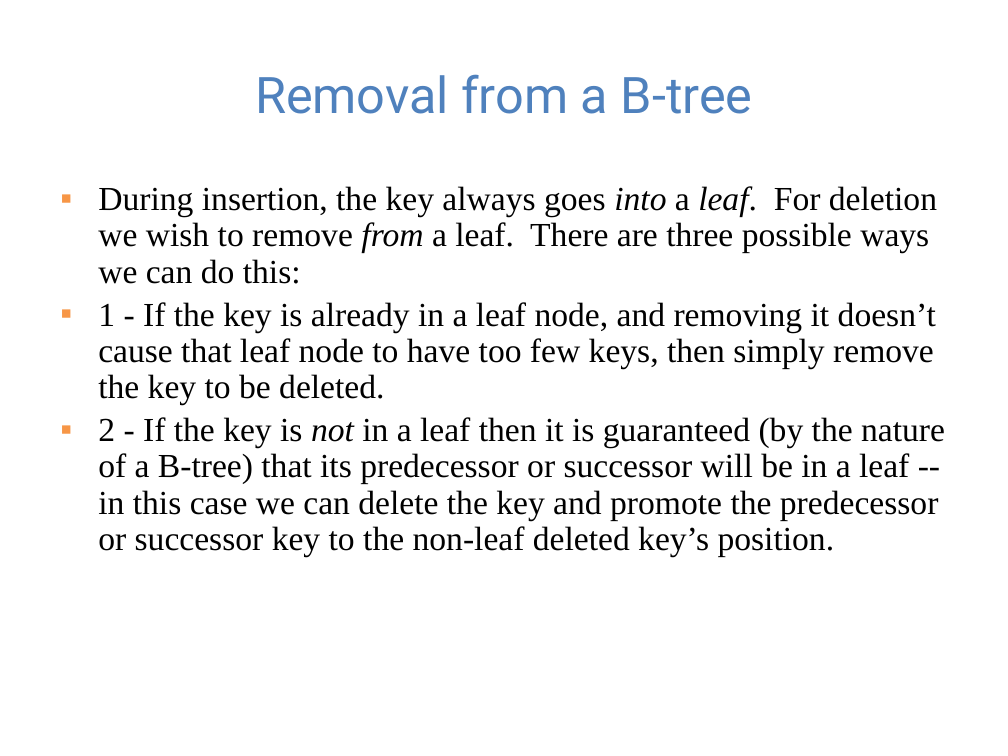
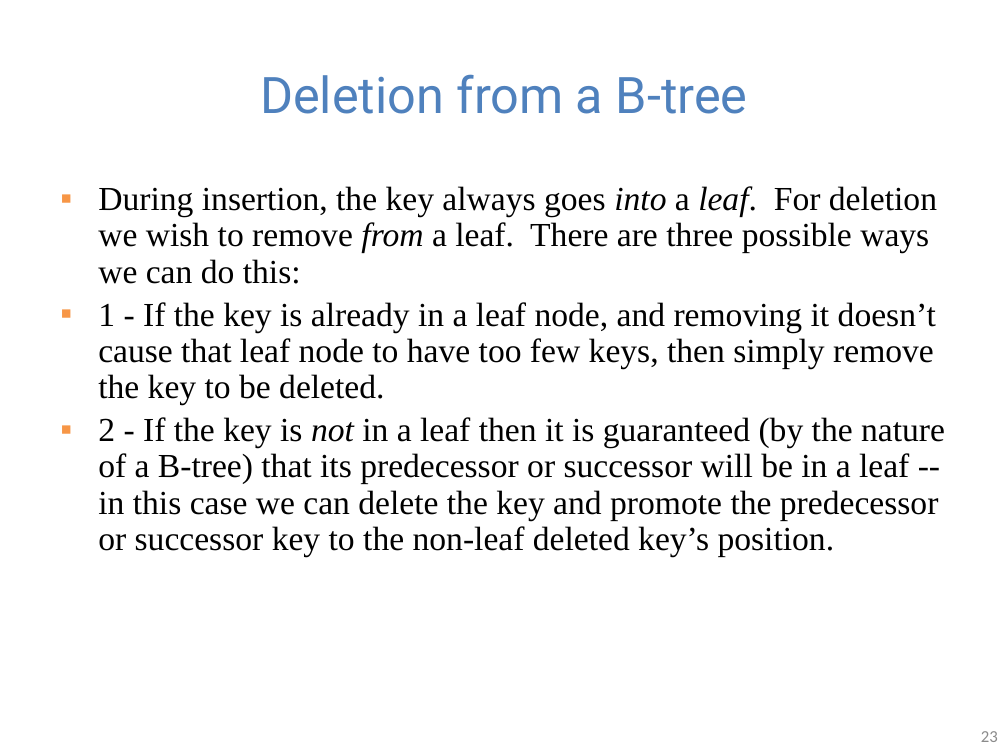
Before and after one commit to guhofstra/CSC111Fa25, a slide deck: slide 23 of PPTs/Lecture 10-2-3 trees B trees.pptx. Drawn at 1008x756 pixels with LibreOffice and Linux fonts; fonts in the diff are those of the drawing. Boxes give left, top, right and bottom in pixels: in the first picture for what was removed or moved away, otherwise in the second. Text is boxed around its words. In the diff, an @@ line names an element or a change of style, - is before the commit and + after.

```diff
--- a/PPTs/Lecture 10-2-3 trees B trees.pptx
+++ b/PPTs/Lecture 10-2-3 trees B trees.pptx
@@ title at [260,74,748,114]: text changed @@
-Removal from a B-tree
+Deletion from a B-tree
@@ page number added at [981,731,998,742], 12 pt, text #8C8C8C @@
+23
```
Also in this commit, not shown: 36 other slides changed, 10 other files.
